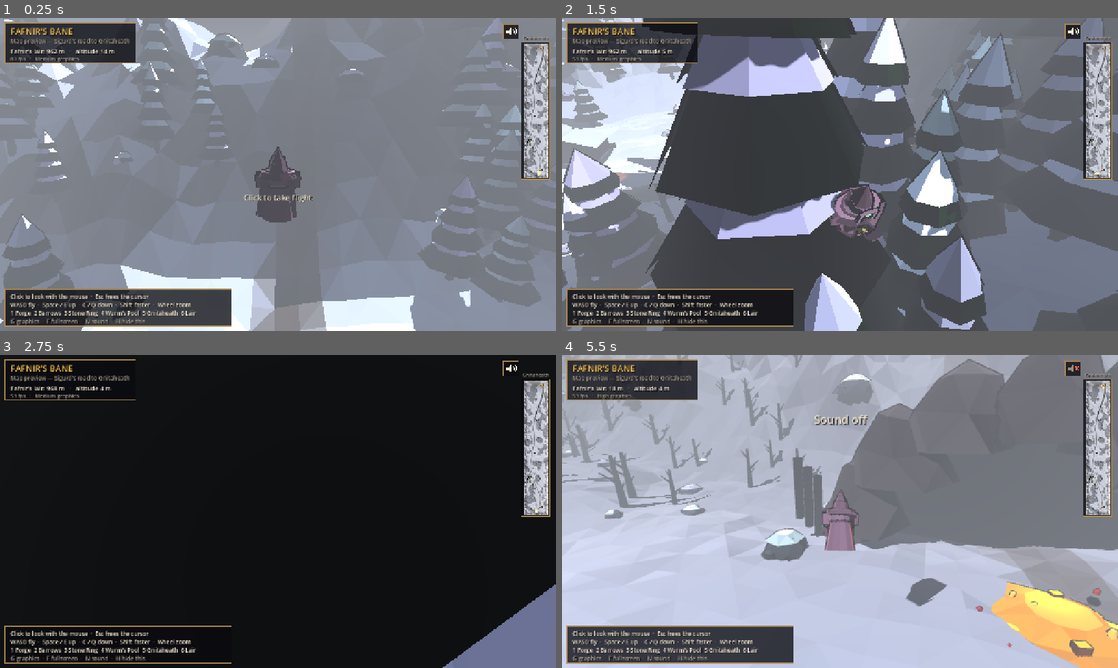
Above: before the commit, frames 1-4 (two rows, left to right).
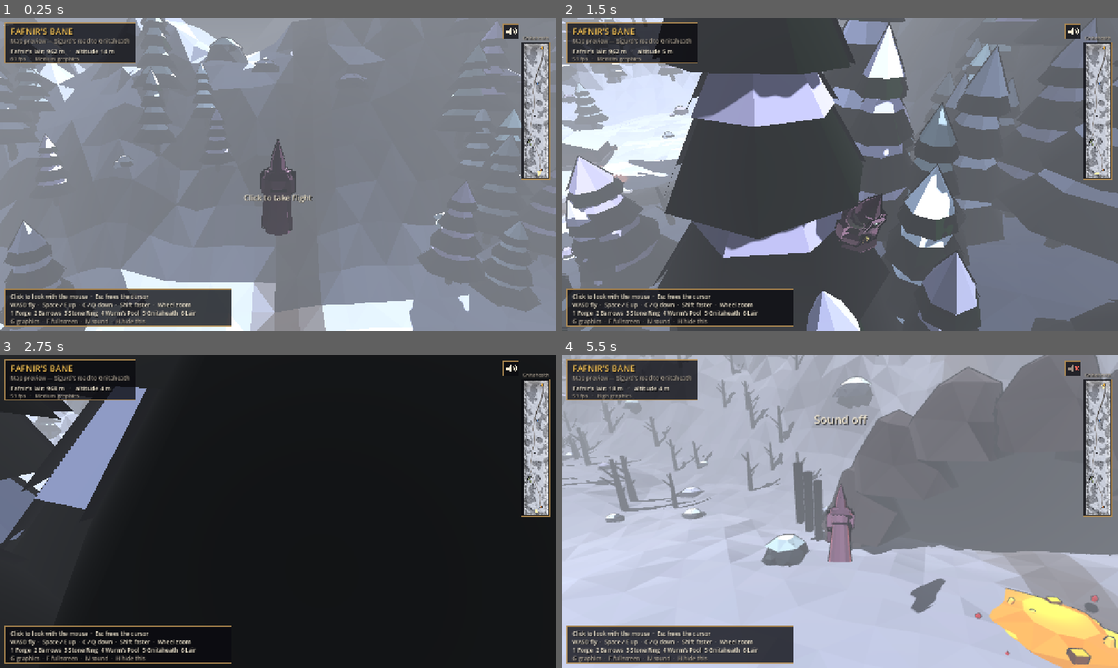
Above: after the commit, the same moments.

Repository: Kmad666/avalon-siege
Game: Godot game, scene res://scenes/main.tscn
Same seed, same stepped clock (60 frames per second), same inputs: the game is played once before the commit and once after it.
Inputs (mouse positions are in pixels of both pictures, inside the frame that each line leads up to):
- Up to frame 1 (0.25 s): no input
- Up to frame 2 (1.5 s): tap Enter at 0.5 s; move the mouse to (962, 158) at 0.52 s; hold D (fly_right) 0.53-1.28 s; hold Shift (fly_boost) 0.53-1.28 s; click (962, 158) at 0.67 s; move the mouse to (812, 174) at 1.27 s; hold W (fly_fwd) from 1.28 s (still down); tap E at 1.35 s
- Up to frame 3 (2.75 s): keep holding W (fly_fwd); move the mouse to (289, 505) at 2.02 s; tap Q at 2.1 s
- Up to frame 4 (5.5 s): keep holding W (fly_fwd); move the mouse to (834, 517) at 2.77 s; tap one key every 0.75 s from 2.85 s: 1 6 G N; click (834, 517) at 2.92 s; move the mouse to (878, 514) at 3.52 s; move the mouse to (795, 508) at 4.27 s; move the mouse to (845, 511) at 5.02 s; click (845, 511) at 5.17 s

The runs differ from the first frame. In frame 1, 8.5% of the frame differs, in the area x 0-100%, y 0-100%; in frame 2, 30%; in frame 3, 14%; in frame 4, 8.3%.

Commit message:
Hero: tall and lanky
Co-Authored-By: Claude Opus 5.5 <noreply@anthropic.com>
Claude-Session: https://claude.ai/code/session_01KidadRycBef9vnX6TmkFiq

Diff:
--- a/scripts/flyer.gd
+++ b/scripts/flyer.gd
@@ -8,6 +8,7 @@
 
 const SPEED := 16.0
 const BOOST := 3.2
+const HERO_SCALE := Vector3(0.78, 1.32, 0.8)
 
 var game: Game
 var cam: Camera3D
@@ -29,6 +30,8 @@
 	body = MeshInstance3D.new()
 	body.mesh = Props.hero_body()
 	Toon.apply(body, Toon.hero())
+	# Tall and lanky: stretched up, narrowed through the body (about 2.3 m).
+	body.scale = HERO_SCALE
 	add_child(body)
 	# Glowing eyes in the dark of the hood, with a faint green light inside it.
 	var eyes := MeshInstance3D.new()
@@ -134,7 +137,7 @@
 
 
 func _update_camera(dt: float, snap: bool) -> void:
-	var target := position + Vector3(0, 1.3, 0)
+	var target := position + Vector3(0, 1.3 * HERO_SCALE.y, 0)
 	var dir := (Basis(Vector3.UP, cam_yaw) * Basis(Vector3(1, 0, 0), cam_pitch)) * Vector3(0, 0, 1)
 	var want := target + dir * cam_dist
 	var ground := game.terrain.height_at(want.x, want.z) + 0.6
Not shown, changed: README.md
